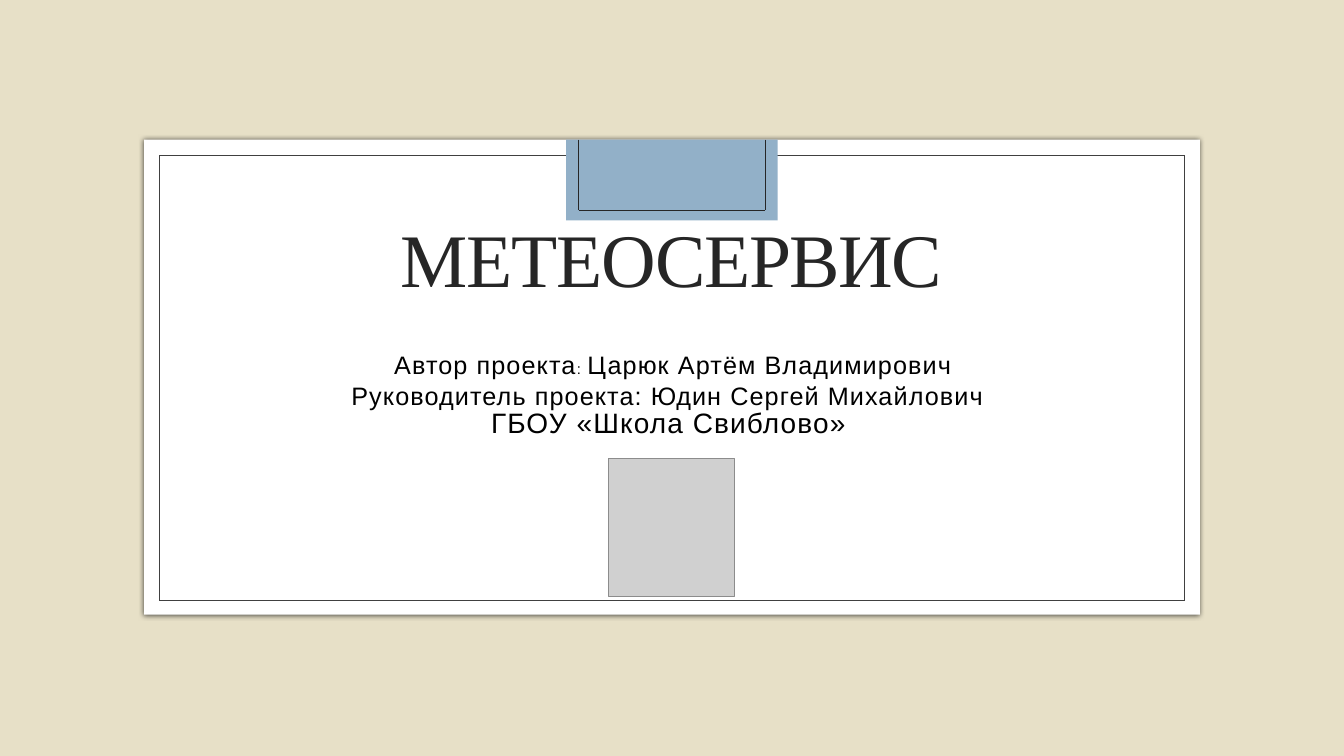
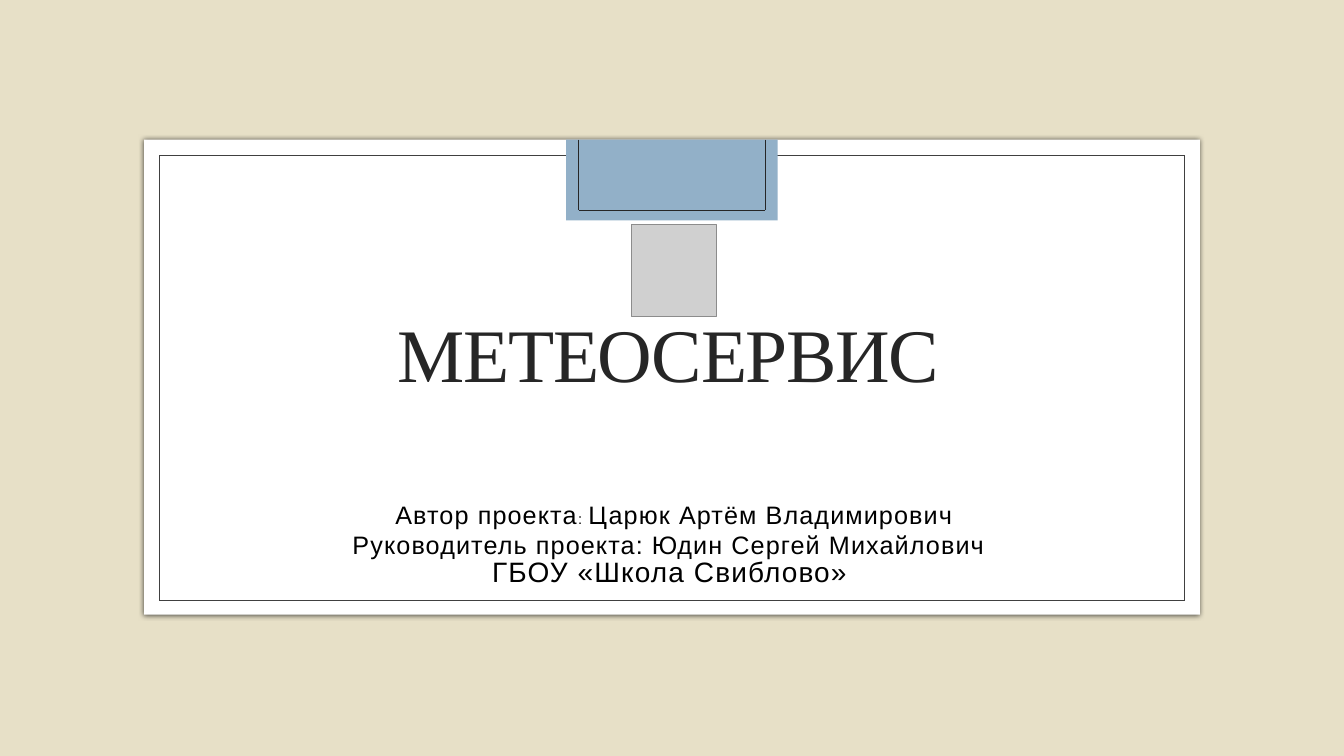
Before and after one commit to funcid/meteo-service, a slide deck: slide 1 of Метеосервис презентация.pptx. Drawn at 1344x756 pixels with LibreOffice and Linux fonts; fonts in the diff are those of the drawing; grey boxes stand for pictures; background and template pictures are left out. Boxes give left, top, right and bottom in pixels: in the first picture for what was removed or moved away, otherwise in the second. Text is boxed around its words. In the diff, an @@ line names an element or a change of style, - is before the commit and + after.

```diff
--- a/Метеосервис презентация.pptx
+++ b/Метеосервис презентация.pptx
@@ picture: place and size @@
-picture at bbox=[609, 459, 735, 596]
+picture at bbox=[632, 225, 717, 317]
@@ title "МЕТЕОСЕРВИС": place and size @@
-title "МЕТЕОСЕРВИС" at bbox=[401, 237, 942, 288]
+title "МЕТЕОСЕРВИС" at bbox=[398, 332, 939, 383]
@@ subtitle "Автор проекта: Царюк Артём Владимирович": place and size @@
-subtitle "Автор проекта: Царюк Артём Владимирович" at bbox=[351, 356, 983, 434]
+subtitle "Автор проекта: Царюк Артём Владимирович" at bbox=[352, 506, 984, 583]
```
Also in this commit, not shown: 4 other slides changed, 5 slides removed, 6 other files.
